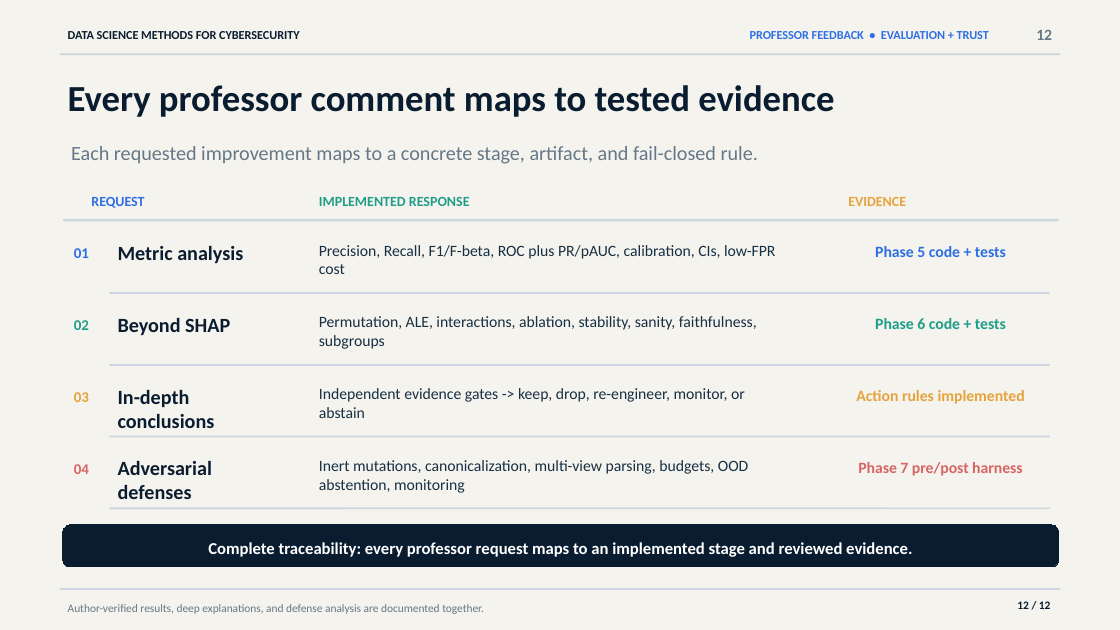
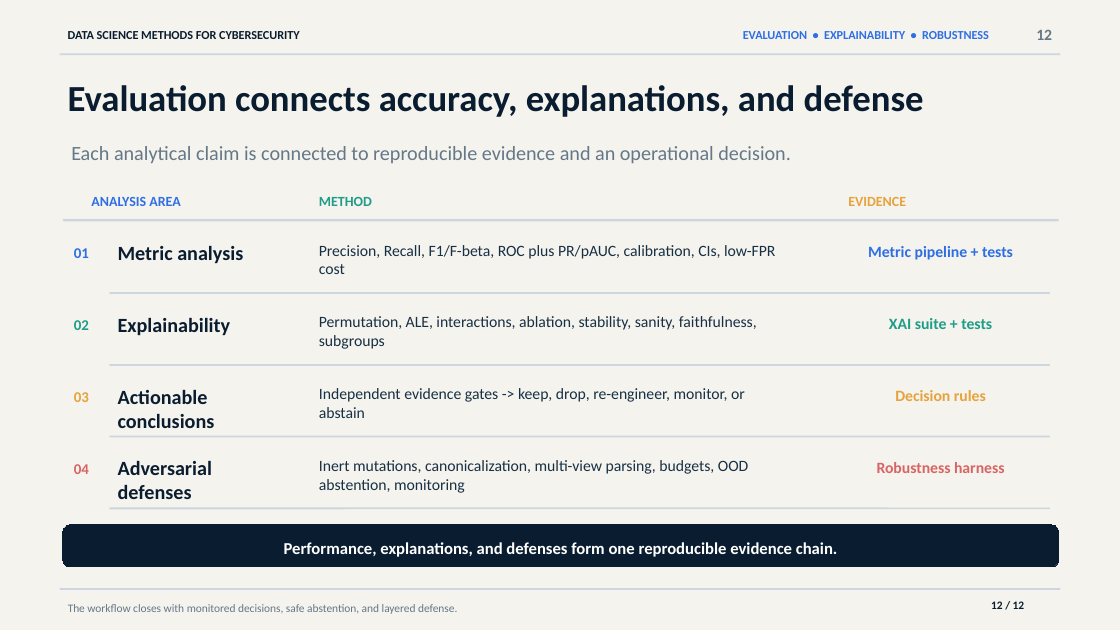
Before and after one commit to Saed-Abdalgani/Malicious-PDF-detector, a slide deck: slide 12 of output/presentation/malicious_pdf_detector_final_presentation.pptx. Drawn at 1120x630 pixels with LibreOffice and Linux fonts; fonts in the diff are those of the drawing. Boxes give left, top, right and bottom in pixels: in the first picture for what was removed or moved away, otherwise in the second. Text is boxed around its words. In the diff, an @@ line names an element or a change of style, - is before the commit and + after.

```diff
--- a/output/presentation/malicious_pdf_detector_final_presentation.pptx
+++ b/output/presentation/malicious_pdf_detector_final_presentation.pptx
@@ text at (x1=743, y1=31, x2=989, y2=39): text changed @@
-PROFESSOR FEEDBACK • EVALUATION + TRUST
+EVALUATION • EXPLAINABILITY • ROBUSTNESS
@@ text at (x1=68, y1=85, x2=924, y2=117): text changed @@
-Every professor comment maps to tested evidence
+Evaluation connects accuracy, explanations, and defense
@@ text at (x1=71, y1=146, x2=790, y2=163): text changed @@
-Each requested improvement maps to a concrete stage, artifact, and fail-closed rule.
+Each analytical claim is connected to reproducible evidence and an operational decision.
@@ text at (x1=91, y1=197, x2=180, y2=206): text changed @@
-REQUEST
+ANALYSIS AREA
@@ text at (x1=319, y1=197, x2=372, y2=206): text changed @@
-IMPLEMENTED RESPONSE
+METHOD
@@ text at (x1=868, y1=246, x2=1013, y2=260): text changed @@
-Phase 5 code + tests
+Metric pipeline + tests
@@ text at (x1=118, y1=318, x2=231, y2=336): text changed @@
-Beyond SHAP
+Explainability
@@ text at (x1=889, y1=318, x2=992, y2=329): text changed @@
-Phase 6 code + tests
+XAI suite + tests
@@ text at (x1=118, y1=390, x2=215, y2=428): text changed @@
-In-depth conclusions
+Actionable conclusions
@@ text at (x1=895, y1=390, x2=986, y2=401): text changed @@
-Action rules implemented
+Decision rules
@@ text at (x1=877, y1=462, x2=1005, y2=473): text changed @@
-Phase 7 pre/post harness
+Robustness harness
@@ text at (x1=284, y1=542, x2=838, y2=557): text changed @@
-Complete traceability: every professor request maps to an implemented stage and reviewed evidence.
+Performance, explanations, and defenses form one reproducible evidence chain.
@@ text "12 / 12" moved from (x1=1017, y1=601, x2=1051, y2=609) to (x1=991, y1=601, x2=1025, y2=609) @@
@@ text at (x1=68, y1=604, x2=457, y2=614): text changed @@
-Author-verified results, deep explanations, and defense analysis are documented together.
+The workflow closes with monitored decisions, safe abstention, and layered defense.
```
Also in this commit, not shown: 10 other slides changed, 2 other files.
